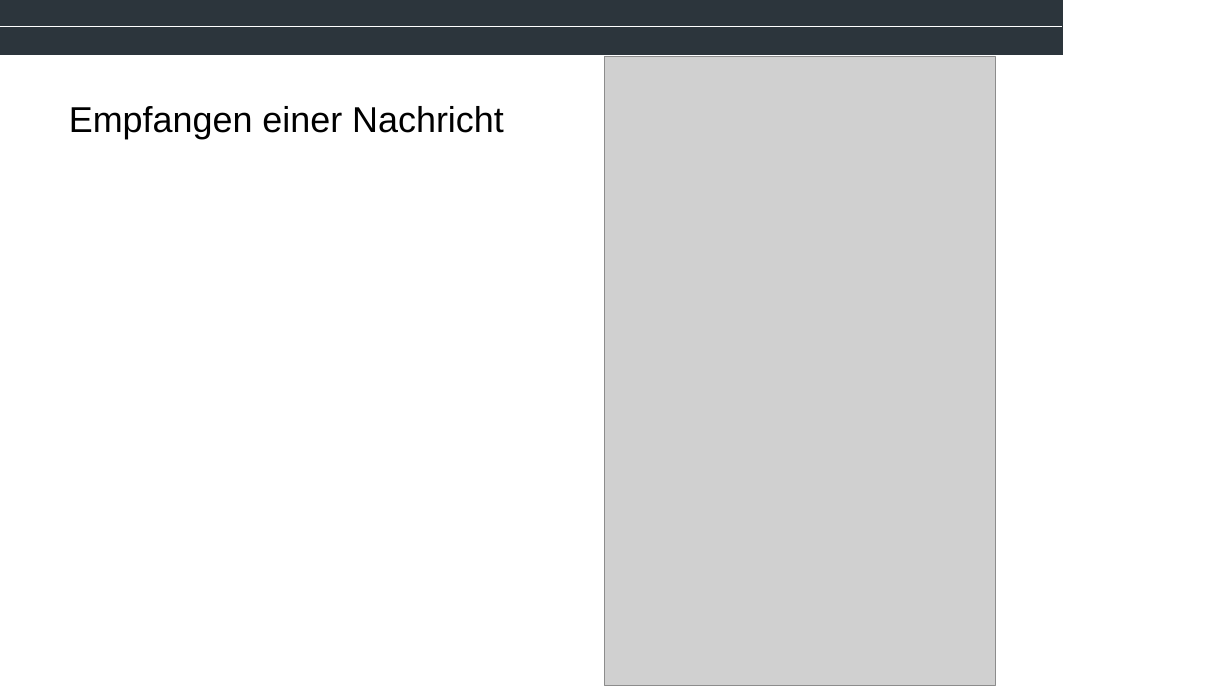
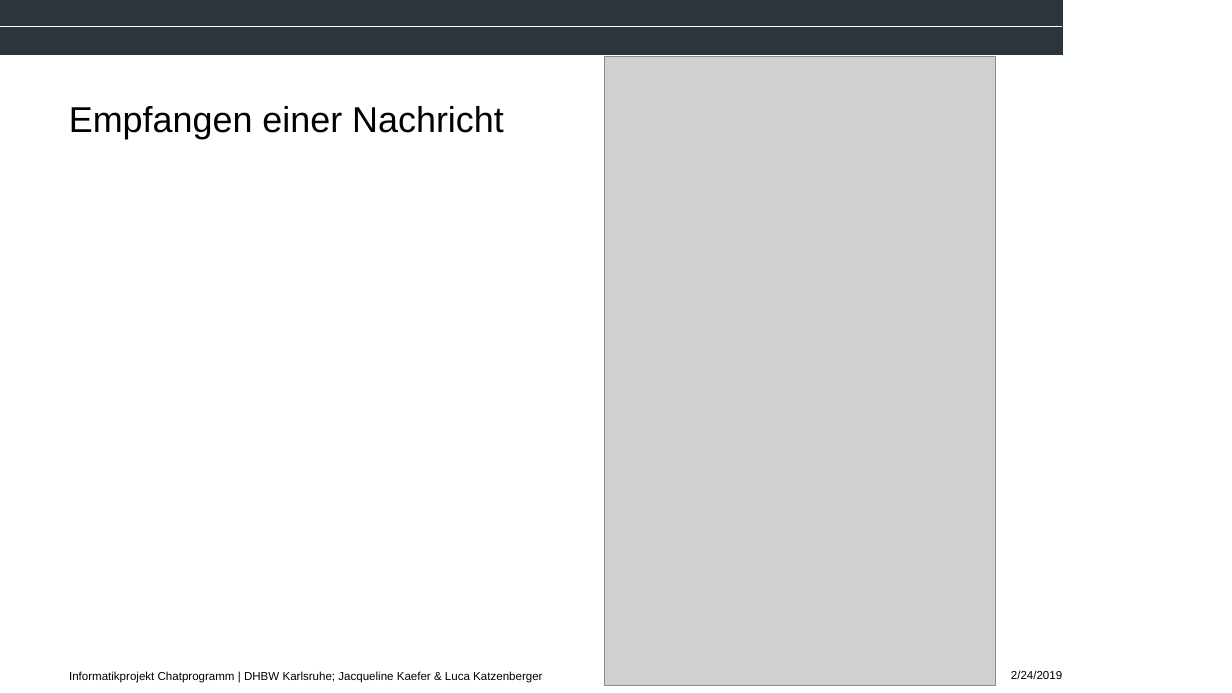
Before and after one commit to Jacky213/Chatprogramm, a slide deck: slide 4 of Dokumentation/Präsentation.pptx. Drawn at 1232x693 pixels with LibreOffice and Linux fonts; fonts in the diff are those of the drawing; grey boxes stand for pictures; background and template pictures are left out. Boxes give left, top, right and bottom in pixels: in the first picture for what was removed or moved away, otherwise in the second. Text is boxed around its words. In the diff, an @@ line names an element or a change of style, - is before the commit and + after.

```diff
--- a/Dokumentation/Präsentation.pptx
+++ b/Dokumentation/Präsentation.pptx
@@ text added at [69, 671, 542, 683], 9 pt, text #000000 @@
+Informatikprojekt Chatprogramm | DHBW Karlsruhe; Jacqueline Kaefer & Luca Katzenberger
@@ text added at [1011, 670, 1062, 679], 9 pt, text #000000 @@
+2/24/2019
```
Also in this commit, not shown: 5 other slides changed.
